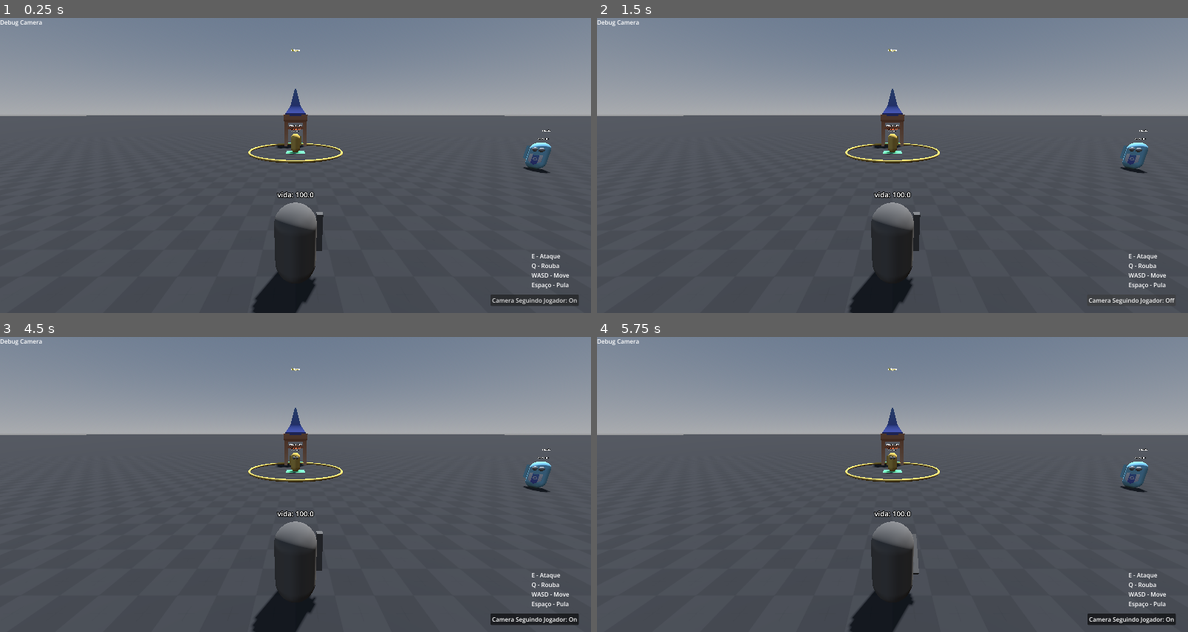
Above: before the commit, frames 1-4 (two rows, left to right).
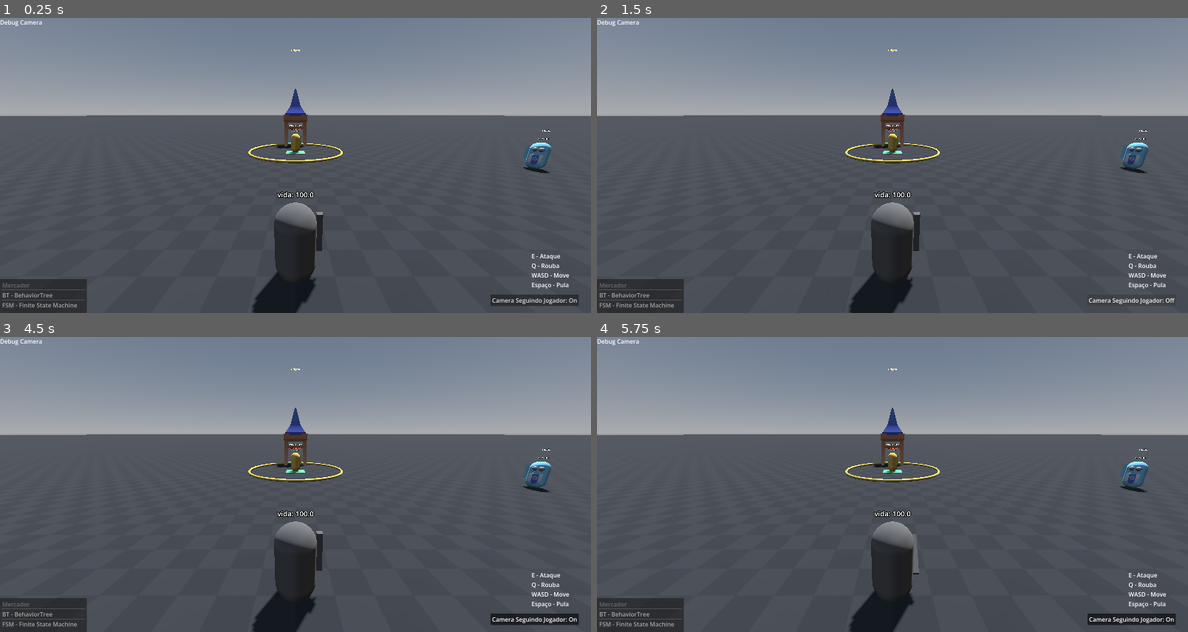
Above: after the commit, the same moments.

Repository: pauloBFalmeida/Exercicios_IA_Jogos
Game: Godot game, scene res://aulas/aula3/Ex_fsm_bt.tscn
Two runs of this game, one before a commit and one after it. Both use one fixed random seed, a clock stepped at 60 frames per second and the inputs below. This scene is started directly instead of the project's main scene.
Inputs (mouse positions are in pixels of both pictures, inside the frame that each line leads up to):
- Up to frame 1 (0.25 s): no input
- Up to frame 2 (1.5 s): click "Camera Seguindo Jogador: On" at 0.5 s; click "Camera Seguindo Jogador: On" at 1.25 s
- Up to frame 3 (4.5 s): click "Camera Seguindo Jogador: Off" at 2 s; click "Camera Seguindo Jogador: On" at 2.75 s; click "Camera Seguindo Jogador: Off" at 3.5 s; tap Enter at 4.25 s; move the mouse to (425, 469) at 4.27 s; tap E (acao) at 4.35 s; click (425, 469) at 4.42 s
- Up to frame 4 (5.75 s): move the mouse to (774, 499) at 5.02 s; tap E (acao) at 5.1 s; click (774, 499) at 5.17 s

The runs differ from the first frame. In frame 1, 1.5% of the frame differs, in the area x 0-92%, y 46-100%; in frame 2, 1.5%; in frame 3, 1.5%, in the area x 0-92%, y 40-100%; in frame 4, 1.5%.

Commit message:
feat: Adiciona Aula3 troca de cerebro por UI

Diff:
--- a/aulas/aula3/mercador/aula_3_personagem_mercador.gd
+++ b/aulas/aula3/mercador/aula_3_personagem_mercador.gd
@@ -23,12 +23,13 @@
 @onready var fsm: Aula3_FSM = $FSM
 @onready var bt: Aula3_BT = $BT
 
+@onready var item_list_cerebros: ItemList = $ItemListCerebros
+
 @onready var label_3d_titulo: Label3D = $Label3D_Titulo
 @onready var label_3d_acao: Label3D = $Label3D_acao
 
 @onready var label_3d_vender: Label3D = $Label3D_Vender
 @onready var timer_vender: Timer = $Label3D_Vender/TimerVender
-@onready var timer_escondido: Timer = $TimerEscondido
 
 # TODO:
 # ao vender ele fica esperando só 2 condicoes, tem q colocar todas
@@ -57,10 +58,9 @@
 	timer_vender.timeout.connect(label_3d_vender.hide)
 	# sistema de vida
 	sistema_vida.levou_dano.connect(func(): levou_dano_ticket = true )
-	#
+	# tempo suficiente escondido
 	loja.mercador_ficou_tempo_na_loja.connect(func(): passou_tempo_escondido_ticket = true )
-	#timer_escondido.timeout.connect(func(): passou_tempo_escondido_ticket = true )
-	#
+	# jogador roubou
 	jogador.roubou.connect(_jogador_roubou)
 
 func _preparar_cerebro(_cerebro: String) -> void:
@@ -75,23 +75,21 @@
 	elif cerebro == "BT":
 		bt.process_mode = Node.PROCESS_MODE_INHERIT
 	# atualiza o titulo do personagem com o nome do cerebro em uso
-	label_3d_titulo.text += " (" + cerebro + ")"
-
-
-func _process(delta: float) -> void:
-	# input de ataque
-	if Input.is_action_just_pressed("acao"):
-		vender()
-
+	label_3d_titulo.text = "Mercador (%s)" % cerebro
+
+func _on_item_list_cerebros_item_selected(index: int) -> void:
+	# pega o texto do item selecionado
+	var texto := item_list_cerebros.get_item_text(index)
+	# pega a primeira palavra do item selecionado
+	var _cerebro: String = texto.split(" ")[0]
+	_preparar_cerebro(_cerebro)
+
+func _process(_delta: float) -> void:
 	# TODO: melhorar avisar o guarda
 	if global_position.distance_squared_to(guarda.global_position) < 4:
 		guarda.avisar_roubo()
 		avisou_guarda_ticket = true
 
-	#print("")
-	#print("esta_escodendo: ", esta_escodendo_atualmente)
-	#print("esta_fugindo: ", esta_fugindo_atualmente)
-	#print("esta_fugindo: ", esta_relatando_atualmente)
 
 func _atualizar_mostrar_acao(nome_acao: String, cor_acao: Color = Color.WHITE) -> void:
 	label_3d_acao.text = "acao: " + nome_acao
@@ -104,8 +102,6 @@
 func _jogador_roubou() -> void:
 	if jogador_dentro_visao():
 		roubou_dentro_visao_ticket = true
-
-
 
 # Acoes
 # -----------------------------------------------------------------------------
@@ -142,9 +138,6 @@
 	_atualizar_mostrar_acao("escondido", Color.WEB_GREEN)
 	# ficar parado
 	parar_mover()
-	# se o timer nao estiver contando, comece a contar
-	if timer_escondido.is_stopped():
-		timer_escondido.start()
 
 func retornar_waypoint_venda() -> void:
 	_atualizar_mostrar_acao("retornar venda", Color.MEDIUM_VIOLET_RED)
--- a/aulas/aula3/mercador/aula_3_personagem_mercador.tscn
+++ b/aulas/aula3/mercador/aula_3_personagem_mercador.tscn
@@ -49,18 +49,30 @@
 wait_time = 0.1
 one_shot = true
 
-[node name="TimerEscondido" type="Timer" parent="." index="8" unique_id=906395941]
-wait_time = 10.0
-one_shot = true
-
-[node name="MeshAlcanceVisao" type="MeshInstance3D" parent="." index="9" unique_id=1314693939]
+[node name="MeshAlcanceVisao" type="MeshInstance3D" parent="." index="8" unique_id=1314693939]
 transform = Transform3D(1, 0, 0, 0, 1, 0, 0, 0, 1, 0, 0.14999998, 0)
 mesh = SubResource("TorusMesh_l64xm")
 
-[node name="FSM" type="Node" parent="." index="10" unique_id=1594021568 node_paths=PackedStringArray("mercador")]
+[node name="FSM" type="Node" parent="." index="9" unique_id=1594021568 node_paths=PackedStringArray("mercador")]
 script = ExtResource("3_jc3yu")
 mercador = NodePath("..")
 
-[node name="BT" type="Node" parent="." index="11" unique_id=2098172617 node_paths=PackedStringArray("mercador")]
+[node name="BT" type="Node" parent="." index="10" unique_id=2098172617 node_paths=PackedStringArray("mercador")]
 script = ExtResource("4_e3xno")
 mercador = NodePath("..")
+
+[node name="ItemListCerebros" type="ItemList" parent="." index="11" unique_id=645069797]
+anchors_preset = 2
+anchor_top = 1.0
+anchor_bottom = 1.0
+offset_top = -93.0
+offset_right = 235.0
+grow_vertical = 0
+item_count = 3
+item_0/text = "Mercador"
+item_0/selectable = false
+item_0/disabled = true
+item_1/text = "BT - BehaviorTree"
+item_2/text = "FSM - Finite State Machine"
+
+[connection signal="item_selected" from="ItemListCerebros" to="." method="_on_item_list_cerebros_item_selected"]
--- a/aulas/aula3/partes/aula_3_personagem_guarda.tscn
+++ b/aulas/aula3/partes/aula_3_personagem_guarda.tscn
@@ -4,15 +4,18 @@
 [ext_resource type="Script" uid="uid://c7m8re1uj6opj" path="res://aulas/aula3/partes/aula_3_personagem_guarda.gd" id="2_uqfjc"]
 [ext_resource type="PackedScene" uid="uid://bt67g26klns22" path="res://addons/kenney_castle-kit/Models/GLB format/flag-banner-short.glb" id="3_qm7lw"]
 
-[sub_resource type="BoxMesh" id="BoxMesh_uqfjc"]
+[sub_resource type="BoxMesh" id="BoxMesh_qm7lw"]
 resource_local_to_scene = true
 size = Vector3(0.15, 1, 0.15)
 
 [node name="PersonagemGuarda" unique_id=1405902387 instance=ExtResource("1_ec2bq")]
 script = ExtResource("2_uqfjc")
 
+[node name="flag-banner-short2" parent="MeshInstance3D" parent_id_path=PackedInt32Array(1243407999) index="1" unique_id=4816099 instance=ExtResource("3_qm7lw")]
+transform = Transform3D(-4.371139e-08, 0, 1, 0, 1, 0, -1, 0, -4.371139e-08, 0, -0.625, -0.55)
+
 [node name="MeshBastao" parent="MaoBastao" parent_id_path=PackedInt32Array(1567190570) index="0" unique_id=13564532]
-mesh = SubResource("BoxMesh_uqfjc")
+mesh = SubResource("BoxMesh_qm7lw")
 
 [node name="Label3D_avisado" type="Label3D" parent="." index="5" unique_id=556767583]
 transform = Transform3D(1, 0, 0, 0, 1, 0, 0, 0, 1, 0, 2.474579, 0)
@@ -25,6 +28,3 @@
 transform = Transform3D(1, 0, 0, 0, 1, 0, 0, 0, 1, 0, 2.8340626, 0)
 billboard = 1
 text = "Guarda"
-
-[node name="flag-banner-short2" parent="." index="7" unique_id=4816099 instance=ExtResource("3_qm7lw")]
-transform = Transform3D(-4.371139e-08, 0, 1, 0, 1, 0, -1, 0, -4.371139e-08, 0, 0.37289476, -0.5108042)
--- a/aulas/aula3/partes/jogador_ladrao.gd
+++ b/aulas/aula3/partes/jogador_ladrao.gd
@@ -26,7 +26,7 @@
 		roubar()
 
 func atacar() -> void:
-	animacao_ataque()
+	await animacao_ataque()
 	# shape cast para detectar ataque
 	shape_cast_ataque.enabled = true
 	# forca atualizar para detectar hits agora (inves de no prox physics frame)
@@ -36,7 +36,8 @@
 		var hit_body := shape_cast_ataque.get_collider(i)
 		if hit_body is Personagem:
 			hit_body.levar_dano(dano_ataque)
-
+	# desativa o shape cast depois de verificar
+	shape_cast_ataque.enabled = false
 
 func roubar() -> void:
 	# emite o sinal que roubou (isso que realmente importa para coisas reagirem)
Not shown: 2 places in aulas/aula3/mercador/aula_3_personagem_mercador.tscn that only renumber resources
Not shown: 2 places in comum/personagem/jogador/jogador.tscn that only renumber resources
Not shown: 1 places in comum/personagem/jogador/jogador_com_camera.tscn that only renumber resources
